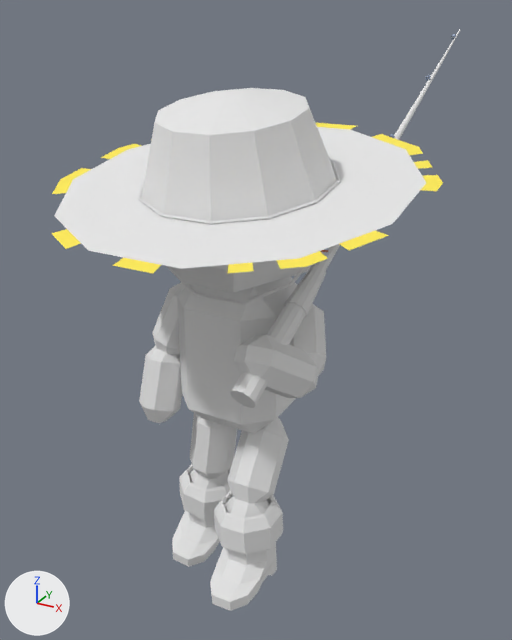
The glTF model fishook/character/model/fisherman.glb: old version first, new version second.
The view is the same before and after, from a 50 mm camera at (1.29, -2.33, 2.23) aimed at (-0.09, 0.19, 0.97). Lighting does not change. The marker at lower left points along +X, +Y and +Z. Both versions are drawn at frame 24 of the action 'Walk'; the numbers are the values there.

Objects in the first picture: 'boot', 'boot.001', 'circle_selection', 'cranium', 'cuisse', 'cuisse.001', 'cylinder', 'exterior', 'exterior.001', 'hat.001', 'interior', 'torso'.
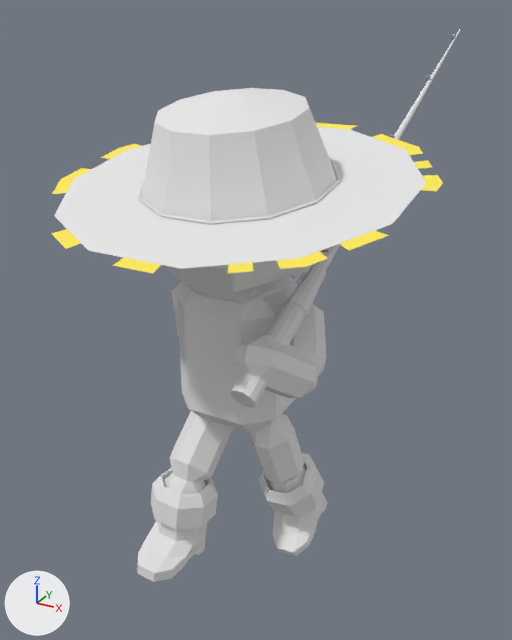
Not drawn themselves, but carrying or shaping drawn objects: ob_leftleg, ob_mollet, ob_rightleg, ob_mollet2, ob_rightarm.

Location of each change, (x1, y1, x2, y2) in pixels of the pictures (512 x 640 px):
'boot.001', turned
    before: (210, 491, 283, 611)
    after: (258, 453, 328, 556)
'boot', turned
    before: (172, 464, 231, 567)
    after: (137, 468, 218, 582)
'cuisse.001', turned
    before: (227, 418, 289, 503)
    after: (249, 414, 305, 483)
'cuisse', turned
    before: (190, 413, 237, 479)
    after: (169, 411, 233, 482)
'exterior', turned (not visible afterwards)
    before: (139, 346, 182, 423)
'interior', turned
    before: (152, 282, 189, 355)
    after: (172, 282, 189, 336)
'mollet.002', turned
    before: (224, 496, 270, 518)
    after: (268, 465, 307, 494)
'mollet.001', turned
    before: (189, 469, 229, 489)
    after: (163, 473, 206, 494)

The change, as a diff of the scene's bpy script:
```diff
--- a/fishook/character/model/fisherman.glb.py
+++ b/fishook/character/model/fisherman.glb.py
@@ ob_leftleg @@
 ob_leftleg.location = (-0.125, 0.0, -0.328)
-ob_leftleg.rotation_euler = (-0.0876, 0.0869, -0.00762)  # degrees (-5, 5, -0.4)
+ob_leftleg.rotation_euler = (-0.786, 0.0869, -0.00762)  # degrees (-45, 5, -0.4)
@@ ob_mollet @@
 ob_mollet.location = (0.0, 0.0, -0.312)
-ob_mollet.rotation_euler = (0.175, 0.0, 0.0)  # degrees (10, 0, 0)
+ob_mollet.rotation_euler = (0.698, 0.0, 0.0)  # degrees (40, 0, 0)
@@ ob_rightleg @@
 ob_rightleg.location = (0.125, 0.0, -0.328)
-ob_rightleg.rotation_euler = (-0.698, -0.0435, 0.00381)  # degrees (-40, -2.5, 0.2)
+ob_rightleg.rotation_euler = (0.349, -0.0869, 0.00762)  # degrees (20, -5, 0.4)
@@ ob_mollet2 @@
 ob_mollet2.location = (0.0, 0.0, -0.312)
-ob_mollet2.rotation_euler = (0.698, 0.0, 0.0)  # degrees (40, 0, 0)
+ob_mollet2.rotation_euler = (0.175, 0.0, 0.0)  # degrees (10, 0, 0)
@@ ob_rightarm @@
 ob_rightarm.location = (-0.241, 0.00937, 0.181)
-ob_rightarm.rotation_euler = (-0.329, 0.27, -0.0391)  # degrees (-19, 15, -2.2)
+ob_rightarm.rotation_euler = (0.413, 0.27, -0.0391)  # degrees (24, 15, -2.2)
```
